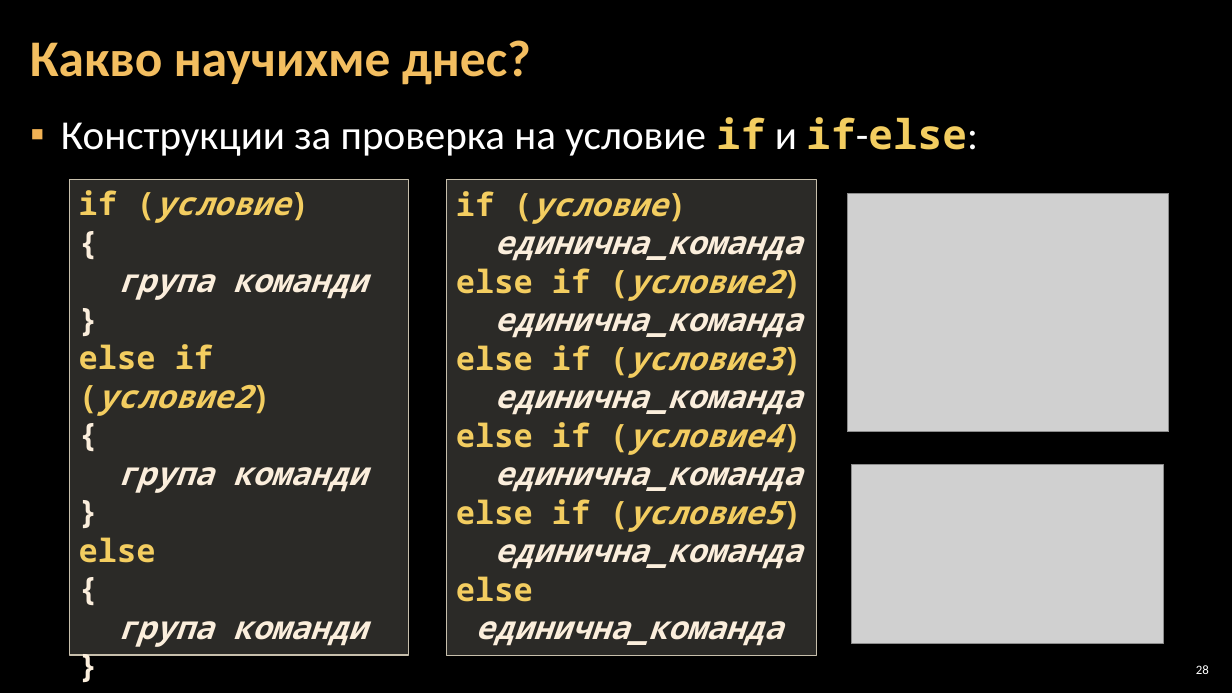
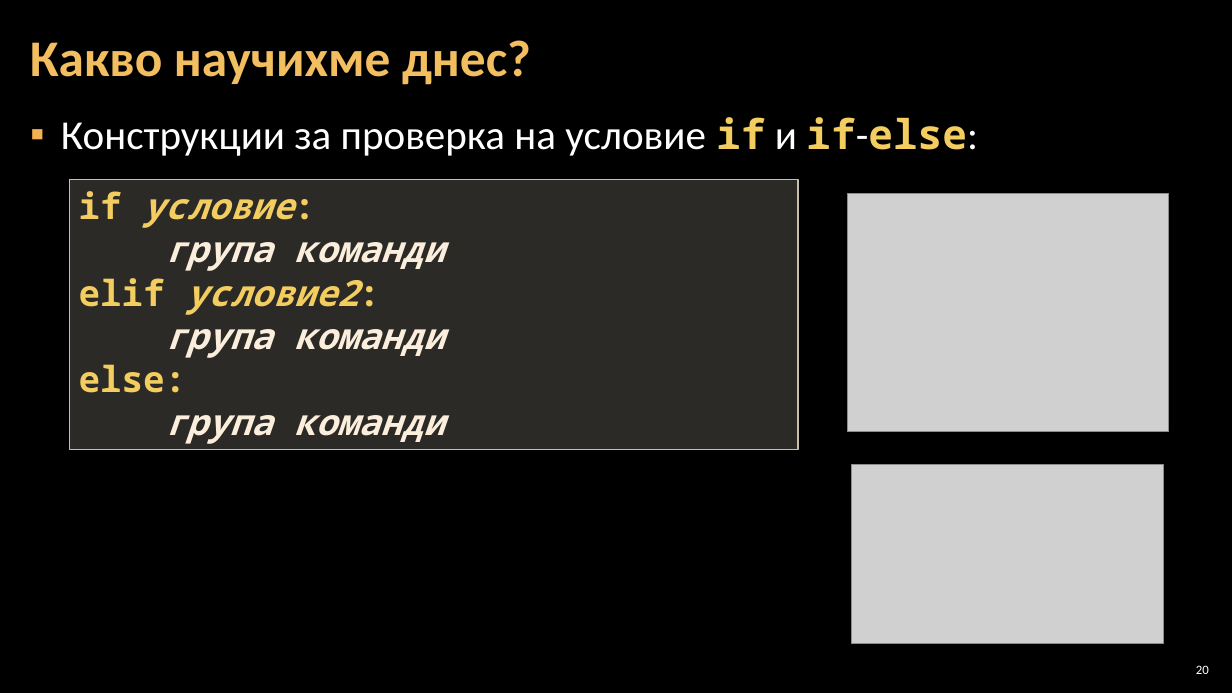
Before and after one commit to Software-University/Python-Basics, a slide deck: slide 20 of 3. Simple-Conditions/3. Simple-Conditions.pptx (slide 28 before the commit). Drawn at 1232x693 pixels with LibreOffice and Linux fonts; fonts in the diff are those of the drawing; grey boxes stand for pictures; background and template pictures are left out. Boxes give left, top, right and bottom in pixels: in the first picture for what was removed or moved away, otherwise in the second. Text is boxed around its words. In the diff, an @@ line names an element or a change of style, - is before the commit and + after.

```diff
--- a/3. Simple-Conditions/3. Simple-Conditions.pptx
+++ b/3. Simple-Conditions/3. Simple-Conditions.pptx
@@ text in rectangle at [69,179,798,450]: paragraph removed @@
-}
@@ rectangle "if условие:": place and size @@
-rectangle "if условие:" at [69,179,409,655]
+rectangle "if условие:" at [69,179,798,450]
@@ text in rectangle at [79,191,294,228]: text changed; size 25 to 28 pt @@
-if (условие)
-{
+if условие:
@@ rectangle removed at [446,180,816,656] @@
-if (условие)
-единична_команда
-else if (условие2)
-единична_команда
-else if (условие3)
-единична_команда
-else if (условие4)
-единична_команда
-else if (условие5)
-единична_команда
-else
-единична_команда
@@ text in rectangle at [165,242,445,444]: size 25 to 28 pt in "група команди", "група команди", "група команди" @@
@@ text in rectangle at [79,270,358,315]: text changed; size 25 to 28 pt; italic on @@
-}
-else if (условие2)
-{
+elif условие2:
@@ text in rectangle at [79,364,187,393]: text changed; size 25 to 28 pt @@
-}
-else
-{
+else:
@@ page number at [1196,665,1209,674]: text changed @@
-28
+20
```
Also in this commit, not shown: 3 other slides changed, 1 slide added, 9 slides removed, 3 other files.
